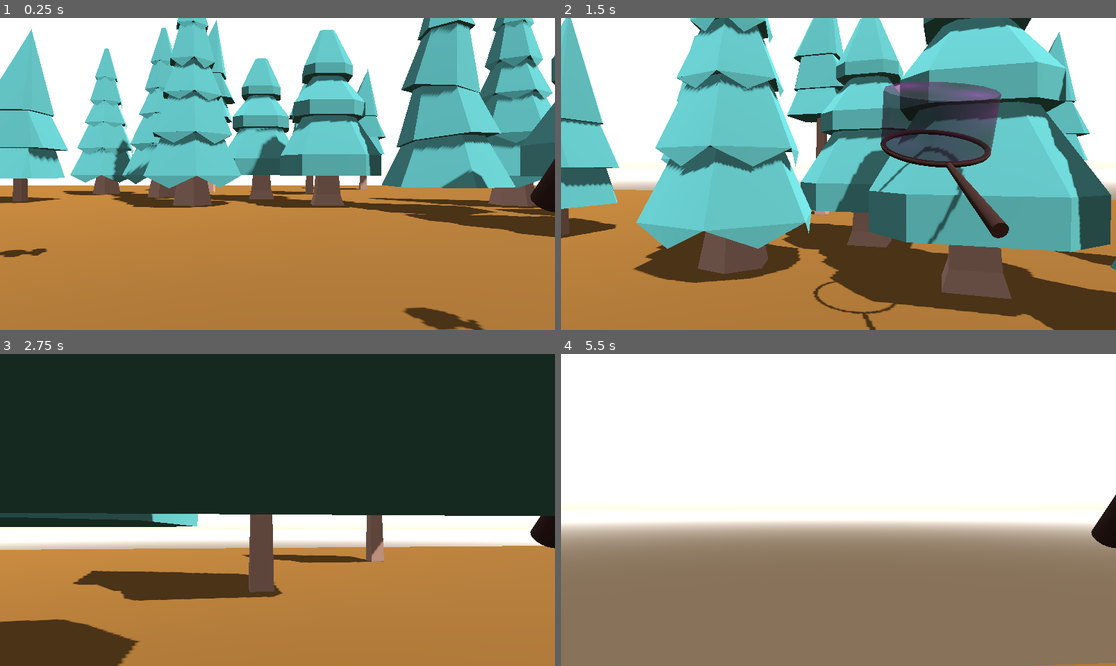
Above: before the commit, frames 1-4 (two rows, left to right).
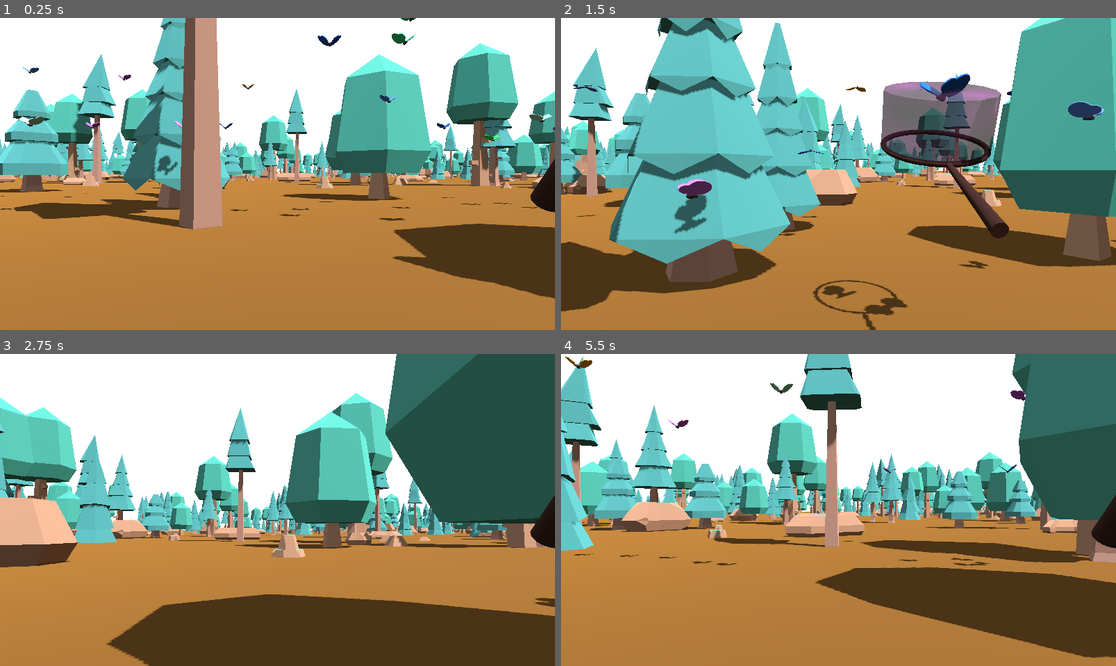
Above: after the commit, the same moments.

Repository: kmooney/ldj58
Game: Godot game, scene res://root.tscn
Two runs of this game, one before a commit and one after it. Both use one fixed random seed, a clock stepped at 60 frames per second and the inputs below.
Inputs (mouse positions are in pixels of both pictures, inside the frame that each line leads up to):
- Up to frame 1 (0.25 s): no input
- Up to frame 2 (1.5 s): move the mouse to (866, 174) at 0.52 s; hold Shift (running) 0.53-1.28 s; hold W (up) from 0.53 s (still down); tap Space (jump) at 0.77, 1.07 s; move the mouse to (810, 174) at 1.27 s; click (810, 174) at 1.35 s
- Up to frame 3 (2.75 s): keep holding W (up); tap Space (jump) at 1.52, 1.82 s; move the mouse to (288, 503) at 2.02 s; hold Shift (running) from 2.03 s (still down)
- Up to frame 4 (5.5 s): keep holding W (up); move the mouse to (832, 516) at 2.77 s; release Shift (running) at 2.78 s; click (832, 516) at 2.85 s; tap Space (jump) at 3.02, 3.32, 3.77, 4.07, 4.52, 4.82 s; move the mouse to (877, 513) at 3.52 s; hold Shift (running) 3.53-4.28 s; move the mouse to (794, 506) at 4.27 s; click (794, 506) at 4.35 s; move the mouse to (844, 510) at 5.02 s; hold Shift (running) from 5.03 s (still down)

The runs differ from the first frame. In frame 1, 48% of the frame differs, in the area x 0-100%, y 0-100%; in frame 2, 66%; in frame 3, 84%; in frame 4, 74%.

Commit message:
infinite forest + butterfly spawner + tweak and adjust collision and climbing

Diff:
--- a/butterfly.gd
+++ b/butterfly.gd
@@ -1,6 +1,6 @@
 extends Area3D
 const GRAVITY = Vector3(0,-1,0)
-const UP = Vector3(0,3,0)
+const UP = Vector3(0,2,0)
 
 @onready var lwing = $ButterflyWing2
 @onready var rwing = $ButterflyWing
@@ -17,12 +17,14 @@
 var flapping: bool = false
 var caught:bool = false
 var rotate_speed:float = 0
+var flap_speed:float = 1.0
 
 func _ready():
 	rotate_speed = deg_to_rad(45 - randf()*90)
 	velocity = Vector3()
 	init_pos = self.position
 	low_bound = init_pos.y - randf() * 1.5
+	flap_speed = 2.0 - randf()
 	$ButterflyWing/wing_mesh.material_override.albedo_color = wing_color
 	$ButterflyWing2/wing_mesh.material_override.albedo_color  = wing_color
 
@@ -30,18 +32,18 @@
 	flapping = true
 	if flap_tween: flap_tween.cancel_free()
 	flap_tween = get_tree().create_tween()
-	flap_tween.tween_property(lwing,"rotation",Vector3(lwing.rotation.x,lwing.rotation.y,deg_to_rad(220)),0.5)
+	flap_tween.tween_property(lwing,"rotation",Vector3(lwing.rotation.x,lwing.rotation.y,deg_to_rad(220)),0.5 / flap_speed)
 	flap_tween.set_parallel()
-	flap_tween.tween_property(rwing,"rotation",Vector3(rwing.rotation.x,rwing.rotation.y,deg_to_rad(-40)),0.5)
+	flap_tween.tween_property(rwing,"rotation",Vector3(rwing.rotation.x,rwing.rotation.y,deg_to_rad(-40)),0.5 / flap_speed)
 	flap_tween.tween_callback(self.flap_up)
 
 func flap_up():
-	flapping = false
 	if flap_tween: flap_tween.cancel_free()
 	flap_tween = get_tree().create_tween()
-	flap_tween.tween_property(lwing,"rotation",Vector3(lwing.rotation.x,lwing.rotation.y,deg_to_rad(140)),0.5)
+	flap_tween.tween_property(lwing,"rotation",Vector3(lwing.rotation.x,lwing.rotation.y,deg_to_rad(140)),0.5 / flap_speed)
 	flap_tween.set_parallel()
-	flap_tween.tween_property(rwing,"rotation",Vector3(rwing.rotation.x,rwing.rotation.y,deg_to_rad(40)),0.5)
+	flap_tween.tween_property(rwing,"rotation",Vector3(rwing.rotation.x,rwing.rotation.y,deg_to_rad(40)),0.5 / flap_speed)
+	flapping = false
 
 func _process(delta: float) -> void:
 	if caught: return
@@ -51,7 +53,7 @@
 	v += GRAVITY * delta
 	if !flapping and self.position.y < low_bound:
 		self.flap_down()
-		v += UP * delta * (0.25 + (1-randf()*0.5))
+		v += UP * delta # * (0.25 + (1-randf()*0.5))
 	self.velocity = v
 	self.position += self.velocity * delta
 
--- /dev/null
+++ b/butterfly_spawner.gd
@@ -0,0 +1,72 @@
+extends Node3D
+
+@export var butterfly_scene: PackedScene = preload("res://butterfly.tscn")
+@export var max_butterflies = 100
+@export var spawn_radius = 30.0
+@export var despawn_radius = 50.0
+@export var min_spawn_height = 2.0
+@export var max_spawn_height = 8.0
+
+var butterflies = []
+var player: CharacterBody3D
+var rng = RandomNumberGenerator.new()
+
+var wing_colors = [
+	Color(0.65341854, 0.3907194, 0.863884, 1),
+	Color(0.18809971, 0.8247265, 0.5407835, 1),
+	Color(0.08447579, 0.34111455, 0.7493064, 1),
+	Color(1, 0.92986554, 0.63943905, 1),
+	Color(0.54384506, 0.7948984, 0.711413, 1),
+	Color(0.9, 0.2, 0.3, 1),
+	Color(0.2, 0.9, 0.4, 1),
+	Color(0.3, 0.5, 0.9, 1),
+	Color(0.8, 0.6, 0.2, 1),
+	Color(0.6, 0.3, 0.8, 1)
+]
+
+func _ready():
+	player = get_node("../Player")
+	rng.randomize()
+
+func _process(_delta):
+	if not player:
+		return
+
+	cleanup_distant_butterflies()
+	spawn_butterflies_if_needed()
+
+func cleanup_distant_butterflies():
+	for i in range(butterflies.size() - 1, -1, -1):
+		var butterfly = butterflies[i]
+		if not is_instance_valid(butterfly):
+			butterflies.remove_at(i)
+			continue
+
+		var distance = butterfly.global_position.distance_to(player.global_position)
+		if distance > despawn_radius:
+			butterfly.queue_free()
+			butterflies.remove_at(i)
+
+func spawn_butterflies_if_needed():
+	while butterflies.size() < max_butterflies:
+		spawn_butterfly()
+
+func spawn_butterfly():
+	var butterfly = butterfly_scene.instantiate()
+
+	var angle = rng.randf() * TAU
+	var distance = rng.randf_range(10.0, spawn_radius)
+
+	var spawn_pos = player.global_position + Vector3(
+		cos(angle) * distance,
+		rng.randf_range(min_spawn_height, max_spawn_height),
+		sin(angle) * distance
+	)
+
+	butterfly.global_position = spawn_pos
+
+	var color = wing_colors[rng.randi() % wing_colors.size()]
+	butterfly.wing_color = color
+
+	add_child(butterfly)
+	butterflies.append(butterfly)
--- /dev/null
+++ b/forest_generator.gd
@@ -0,0 +1,154 @@
+extends Node3D
+
+const CHUNK_SIZE = 50.0
+const LOAD_DISTANCE = 6
+const UNLOAD_DISTANCE = 8
+
+var tree_scenes = []
+var rock_scenes = []
+var loaded_chunks = {}
+var player: CharacterBody3D
+
+var rng = RandomNumberGenerator.new()
+
+
+func collision_wrap(glb_scene):
+	var static_body = StaticBody3D.new()
+	var glb_instance = glb_scene.instantiate()
+	var collision = CollisionShape3D.new()
+	var mesh_instance = glb_instance.find_child("*", true, false) as MeshInstance3D
+	if mesh_instance:
+		collision.shape = mesh_instance.mesh.create_trimesh_shape()
+
+	static_body.add_child(glb_instance)
+	glb_instance.owner = static_body
+	static_body.add_child(collision)
+	collision.owner = static_body
+	var packed_scene = PackedScene.new()
+	packed_scene.pack(static_body)
+	return packed_scene
+
+func _ready():
+	player = get_node("../Player")
+
+	tree_scenes = [
+		collision_wrap(preload("res://nature/tree_default.glb")),
+		collision_wrap(preload("res://nature/tree_fat.glb")),
+		collision_wrap(preload("res://nature/tree_pineDefaultA.glb")),
+		collision_wrap(preload("res://nature/tree_pineGroundB.glb")),
+		collision_wrap(preload("res://nature/tree_pineRoundC.glb")),
+		collision_wrap(preload("res://nature/tree_pineSmallA.glb")),
+		collision_wrap(preload("res://nature/tree_pineTallB.glb"))
+	]
+
+	rock_scenes = [
+		collision_wrap(preload("res://nature/rock_largeA.glb")),
+		collision_wrap(preload("res://nature/rock_largeB.glb")),
+		collision_wrap(preload("res://nature/rock_largeC.glb")),
+		collision_wrap(preload("res://nature/rock_largeD.glb")),
+		collision_wrap(preload("res://nature/rock_largeE.glb")),
+		collision_wrap(preload("res://nature/rock_largeF.glb")),
+		collision_wrap(preload("res://nature/rock_smallA.glb")),
+		collision_wrap(preload("res://nature/rock_smallB.glb")),
+		collision_wrap(preload("res://nature/rock_smallC.glb")),
+		collision_wrap(preload("res://nature/rock_smallD.glb")),
+		collision_wrap(preload("res://nature/rock_smallE.glb")),
+		collision_wrap(preload("res://nature/rock_smallF.glb")),
+		collision_wrap(preload("res://nature/log.glb"))
+	]
+
+func _process(_delta):
+	if not player:
+		return
+
+	var player_pos = player.global_position
+	var player_chunk = Vector2i(
+		int(player_pos.x / CHUNK_SIZE),
+		int(player_pos.z / CHUNK_SIZE)
+	)
+
+	load_chunks_around_player(player_chunk)
+	unload_distant_chunks(player_chunk)
+
+func get_chunk_key(chunk_pos: Vector2i) -> String:
+	return str(chunk_pos.x) + "," + str(chunk_pos.y)
+
+func load_chunks_around_player(player_chunk: Vector2i):
+	for x in range(player_chunk.x - LOAD_DISTANCE, player_chunk.x + LOAD_DISTANCE + 1):
+		for z in range(player_chunk.y - LOAD_DISTANCE, player_chunk.y + LOAD_DISTANCE + 1):
+			var chunk_pos = Vector2i(x, z)
+			var chunk_key = get_chunk_key(chunk_pos)
+
+			if not loaded_chunks.has(chunk_key):
+				generate_chunk(chunk_pos)
+
+func unload_distant_chunks(player_chunk: Vector2i):
+	var chunks_to_remove = []
+
+	for chunk_key in loaded_chunks:
+		var parts = chunk_key.split(",")
+		var chunk_pos = Vector2i(int(parts[0]), int(parts[1]))
+
+		var distance = max(abs(chunk_pos.x - player_chunk.x), abs(chunk_pos.y - player_chunk.y))
+
+		if distance > UNLOAD_DISTANCE:
+			chunks_to_remove.append(chunk_key)
+
+	for chunk_key in chunks_to_remove:
+		unload_chunk(chunk_key)
+
+func generate_chunk(chunk_pos: Vector2i):
+	var chunk_key = get_chunk_key(chunk_pos)
+	var chunk_node = Node3D.new()
+	chunk_node.name = "Chunk_" + chunk_key
+
+	rng.seed = hash(chunk_key)
+
+	var world_x = chunk_pos.x * CHUNK_SIZE
+	var world_z = chunk_pos.y * CHUNK_SIZE
+
+	var tree_count = rng.randi_range(8, 15)
+	for i in range(tree_count):
+
+		var tree_scene = tree_scenes[rng.randi() % tree_scenes.size()]
+		var tree_instance = tree_scene.instantiate()
+
+		var x = world_x + rng.randf_range(0, CHUNK_SIZE)
+		var z = world_z + rng.randf_range(0, CHUNK_SIZE)
+		var y = 0.0
+
+		tree_instance.position = Vector3(x, y, z)
+
+		var scale = rng.randf_range(8.0, 12.0)
+		tree_instance.scale = Vector3(scale, scale, scale)
+
+		tree_instance.rotation.y = rng.randf() * TAU
+
+		chunk_node.add_child(tree_instance)
+
+	var rock_count = rng.randi_range(3, 8)
+	for i in range(rock_count):
+		var rock_scene = rock_scenes[rng.randi() % rock_scenes.size()]
+		var rock_instance = rock_scene.instantiate()
+
+		var x = world_x + rng.randf_range(0, CHUNK_SIZE)
+		var z = world_z + rng.randf_range(0, CHUNK_SIZE)
+		var y = 0.0
+
+		rock_instance.position = Vector3(x, y, z)
+
+		var scale = rng.randf_range(3.0, 8.0)
+		rock_instance.scale = Vector3(scale, scale, scale)
+
+		rock_instance.rotation.y = rng.randf() * TAU
+
+		chunk_node.add_child(rock_instance)
+
+	add_child(chunk_node)
+	loaded_chunks[chunk_key] = chunk_node
+
+func unload_chunk(chunk_key: String):
+	if loaded_chunks.has(chunk_key):
+		var chunk_node = loaded_chunks[chunk_key]
+		chunk_node.queue_free()
+		loaded_chunks.erase(chunk_key)
--- a/player.gd
+++ b/player.gd
@@ -11,6 +11,9 @@
 @onready var camera = $Camera3D
 
 func _ready():
+	floor_max_angle = deg_to_rad(70)
+	floor_snap_length = 0.5
+
 	Input.mouse_mode = Input.MOUSE_MODE_CAPTURED
 
 func _input(event):
--- a/root.tscn
+++ b/root.tscn
@@ -1,22 +1,20 @@
-[gd_scene load_steps=16 format=3 uid="uid://vlmt1iuc45ki"]
+[gd_scene load_steps=13 format=3 uid="uid://vlmt1iuc45ki"]
 
-[ext_resource type="PackedScene" uid="uid://bd0mvk5xo06kk" path="res://butterfly.tscn" id="1_pq8q7"]
 [ext_resource type="Script" uid="uid://bn1xvu1mlfc0t" path="res://root.gd" id="1_vvh5c"]
 [ext_resource type="PackedScene" uid="uid://cg1okmmf1j0il" path="res://net.tscn" id="2_pyidc"]
-[ext_resource type="PackedScene" uid="uid://dv6pqckcr0c56" path="res://nature/tree_pineGroundB.glb" id="5_huihk"]
-[ext_resource type="PackedScene" uid="uid://b7ptnioqfps0n" path="res://nature/tree_pineRoundC.glb" id="6_tw3kd"]
 [ext_resource type="Script" uid="uid://xh8xvohd03k7" path="res://player.gd" id="7_bf3um"]
-[ext_resource type="PackedScene" uid="uid://bv8qwj6ktvn61" path="res://nature/tree_pineSmallA.glb" id="7_gd4vy"]
-[ext_resource type="PackedScene" uid="uid://jn1klcq6xwwv" path="res://nature/tree_pineTallB.glb" id="8_qw60f"]
+[ext_resource type="Script" uid="uid://7nb0r68tdh06" path="res://forest_generator.gd" id="9_forest"]
+[ext_resource type="Script" uid="uid://e1c0bjuwrau3" path="res://butterfly_spawner.gd" id="10_spawner"]
 
 [sub_resource type="StandardMaterial3D" id="StandardMaterial3D_vho56"]
 albedo_color = Color(0.39462346, 0.2576847, 0.05060967, 1)
 
 [sub_resource type="PlaneMesh" id="PlaneMesh_pq8q7"]
 material = SubResource("StandardMaterial3D_vho56")
-size = Vector2(100, 100)
+size = Vector2(1000, 1000)
 
-[sub_resource type="WorldBoundaryShape3D" id="WorldBoundaryShape3D_pyidc"]
+[sub_resource type="BoxShape3D" id="BoxShape3D_pyidc"]
+size = Vector3(2000, 1, 2000)
 
 [sub_resource type="CapsuleShape3D" id="CapsuleShape3D_vyht1"]
 
@@ -49,93 +47,18 @@
 mesh = SubResource("PlaneMesh_pq8q7")
 
 [node name="CollisionShape3D" type="CollisionShape3D" parent="ground"]
-shape = SubResource("WorldBoundaryShape3D_pyidc")
+transform = Transform3D(1, 0, 0, 0, 1, 0, 0, 0, 1, 0, -0.5, 0)
+shape = SubResource("BoxShape3D_pyidc")
 
 [node name="DirectionalLight3D" type="DirectionalLight3D" parent="."]
 transform = Transform3D(0.88644606, -0.08824905, 0.45434076, -0.3776179, 0.4297045, 0.8202189, -0.26761582, -0.89864695, 0.34758547, 3.5999293, 5.560861, 0)
 shadow_enabled = true
 
-[node name="Butterfly" parent="." instance=ExtResource("1_pq8q7")]
-transform = Transform3D(1, 0, 0, 0, 0.828119, -0.5605523, 0, 0.5605523, 0.828119, 0, 4.7935266, 0)
-wing_color = Color(0.65341854, 0.3907194, 0.863884, 1)
+[node name="ForestGenerator" type="Node3D" parent="."]
+script = ExtResource("9_forest")
 
-[node name="Butterfly2" parent="." instance=ExtResource("1_pq8q7")]
-transform = Transform3D(-0.12978205, 0.55581146, 0.8211152, 0, 0.828119, -0.5605523, -0.9915425, -0.07274963, -0.10747498, -4.6956215, 3.6922612, 1.7696972)
-wing_color = Color(0.18809971, 0.8247265, 0.5407835, 1)
-
-[node name="Butterfly3" parent="." instance=ExtResource("1_pq8q7")]
-transform = Transform3D(0.933167, 0.20148668, 0.29766163, -3.6937837e-09, 0.828119, -0.5605523, -0.35944307, 0.52308893, 0.7727733, -2.7207928, 4.385563, -5.3652577)
-wing_color = Color(0.08447579, 0.34111455, 0.7493064, 1)
-
-[node name="Butterfly4" parent="." instance=ExtResource("1_pq8q7")]
-transform = Transform3D(0.6729996, -0.41460857, -0.61251235, -3.6937837e-09, 0.828119, -0.5605523, 0.73964286, 0.37725154, 0.5573237, 4.0949736, 4.00104, -2.0464005)
-wing_color = Color(1, 0.92986554, 0.63943905, 1)
-
-[node name="Butterfly5" parent="." instance=ExtResource("1_pq8q7")]
-transform = Transform3D(0.6729996, -0.41460857, -0.61251235, -3.6937837e-09, 0.828119, -0.5605523, 0.73964286, 0.37725154, 0.5573237, 5.4378324, 4.063057, 0.7645092)
-wing_color = Color(0.54384506, 0.7948984, 0.711413, 1)
-
-[node name="forest" type="Node3D" parent="."]
-
-[node name="tree_pineGroundB2" parent="forest" instance=ExtResource("5_huihk")]
-transform = Transform3D(10, 0, 0, 0, 10, 0, 0, 0, 10, -17.77435, 1.7610242, -5.714593)
-
-[node name="tree_pineGroundB3" parent="forest" instance=ExtResource("5_huihk")]
-transform = Transform3D(10, 0, 0, 0, 10, 0, 0, 0, 10, 7.5508947, 1.5823791, -16.21785)
-
-[node name="tree_pineGroundB4" parent="forest" instance=ExtResource("5_huihk")]
-transform = Transform3D(10, 0, 0, 0, 10, 0, 0, 0, 10, 19.047565, 1.886687, -4.932352)
-
-[node name="tree_pineGroundB5" parent="forest" instance=ExtResource("5_huihk")]
-transform = Transform3D(-1.8021013, 0, -9.836282, 0, 10, 0, 9.836282, 0, -1.8021013, 16.37888, 1.886687, -8.845074)
-
-[node name="tree_pineGroundB6" parent="forest" instance=ExtResource("5_huihk")]
-transform = Transform3D(-1.8021013, 0, -9.836282, 0, 10, 0, 9.836282, 0, -1.8021013, 23.03528, 1.886687, -11.001987)
-
-[node name="tree_pineRoundC2" parent="forest" instance=ExtResource("6_tw3kd")]
-transform = Transform3D(10, 0, 0, 0, 10, 0, 0, 0, 10, -8.13801, 0.05, -25.491665)
-
-[node name="tree_pineRoundC5" parent="forest" instance=ExtResource("6_tw3kd")]
-transform = Transform3D(10, 0, 0, 0, 10, 0, 0, 0, 10, -19.521488, 0.05, -13.981615)
-
-[node name="tree_pineRoundC4" parent="forest" instance=ExtResource("6_tw3kd")]
-transform = Transform3D(7.367347, 0, -6.761819, 0, 10, 0, 6.761819, 0, 7.367347, -14.250235, 0.05, -29.667057)
-
-[node name="tree_pineRoundC6" parent="forest" instance=ExtResource("6_tw3kd")]
-transform = Transform3D(7.367347, 0, -6.761819, 0, 10, 0, 6.761819, 0, 7.367347, -4.598138, 0.05, -19.165545)
-
-[node name="tree_pineRoundC7" parent="forest" instance=ExtResource("6_tw3kd")]
-transform = Transform3D(7.367347, 0, -6.761819, 0, 10, 0, 6.761819, 0, 7.367347, -20.629993, 0.05, -10.307705)
-
-[node name="tree_pineRoundC3" parent="forest" instance=ExtResource("6_tw3kd")]
-transform = Transform3D(10, 0, 0, 0, 10, 0, 0, 0, 10, 12.633871, 0.05, -19.062634)
-
-[node name="tree_pineSmallA2" parent="forest" instance=ExtResource("7_gd4vy")]
-transform = Transform3D(10, 0, 0, 0, 10, 0, 0, 0, 10, -15.218038, 0.12395696, -13.392681)
-
-[node name="tree_pineSmallA3" parent="forest" instance=ExtResource("7_gd4vy")]
-transform = Transform3D(10, 0, 0, 0, 10, 0, 0, 0, 10, 2.6466045, 0.05, -19.095314)
-
-[node name="tree_pineSmallA4" parent="forest" instance=ExtResource("7_gd4vy")]
-transform = Transform3D(10, 0, 0, 0, 10, 0, 0, 0, 10, 10.480413, 0.05, -10.161591)
-
-[node name="tree_pineSmallA6" parent="forest" instance=ExtResource("7_gd4vy")]
-transform = Transform3D(10, 0, 0, 0, 10, 0, 0, 0, 10, 15.338284, 0.05, -12.214933)
-
-[node name="tree_pineSmallA5" parent="forest" instance=ExtResource("7_gd4vy")]
-transform = Transform3D(10, 0, 0, 0, 10, 0, 0, 0, 10, -1.058588, 0.05, -23.714174)
-
-[node name="tree_pineTallB2" parent="forest" instance=ExtResource("8_qw60f")]
-transform = Transform3D(10, 0, 0, 0, 10, 0, 0, 0, 10, -6.0248737, -3.3571017, -31.761637)
-
-[node name="tree_pineTallB3" parent="forest" instance=ExtResource("8_qw60f")]
-transform = Transform3D(10, 0, 0, 0, 10, 0, 0, 0, 10, 2.6771383, -7.3798504, -29.716124)
-
-[node name="tree_pineTallB4" parent="forest" instance=ExtResource("8_qw60f")]
-transform = Transform3D(10, 0, 0, 0, 10, 0, 0, 0, 10, 8.948476, -6.2145557, -37.147163)
-
-[node name="tree_pineTallB5" parent="forest" instance=ExtResource("8_qw60f")]
-transform = Transform3D(10, 0, 0, 0, 10, 0, 0, 0, 10, -15.437989, -8.463745, -21.335293)
+[node name="ButterflySpawner" type="Node3D" parent="."]
+script = ExtResource("10_spawner")
 
 [node name="Player" type="CharacterBody3D" parent="."]
 script = ExtResource("7_bf3um")
Not shown, added: butterfly_spawner.gd.uid
Not shown, added: forest_generator.gd.uid
